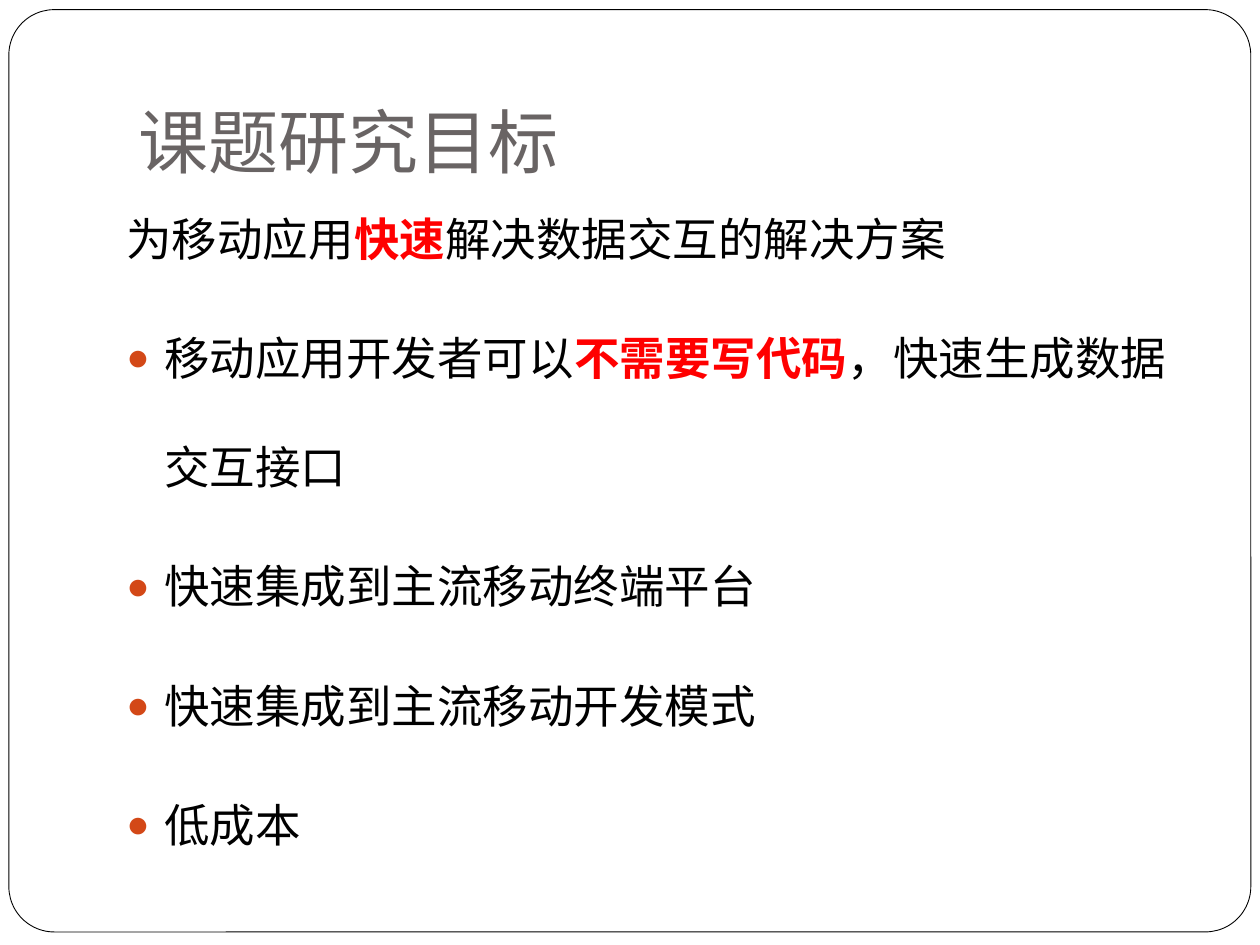
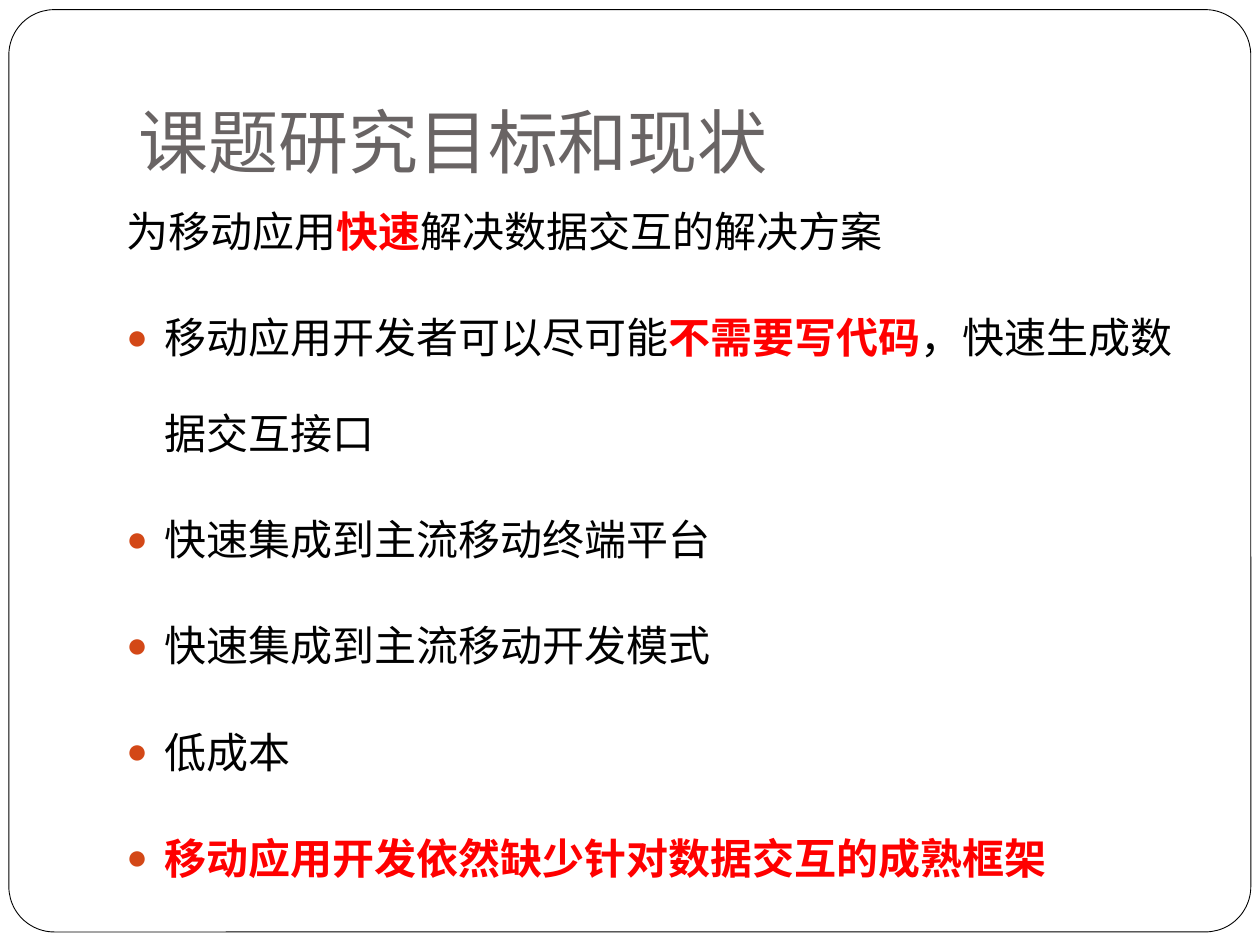
Before and after one commit to alucard263096/MyPaper, a slide deck: slide 3 of 论文PPT.pptx. Drawn at 1260x945 pixels with LibreOffice and Linux fonts; fonts in the diff are those of the drawing. Boxes give left, top, right and bottom in pixels: in the first picture for what was removed or moved away, otherwise in the second. Text is boxed around its words. In the diff, an @@ line names an element or a change of style, - is before the commit and + after.

```diff
--- a/论文PPT.pptx
+++ b/论文PPT.pptx
@@ title at (138,109,767,174): text changed @@
-课题研究目标
+课题研究目标和现状
@@ text at (126,211,882,772): size 26 to 24.1 pt in "为移动应用快速解决数据交互的解决方案", "快速集成到主流移动终端平台", "快速集成到主流移动开发模式", "低成本"; line spacing 1 to 0.9; line spacing 2 to 1.9 @@
@@ text at (164,317,1172,453): text changed; size 26 to 24.1 pt @@
-● 移动应用开发者可以不需要写代码，快速生成数据交互接口
+● 移动应用开发者可以尽可能不需要写代码，快速生成数据交互接口
@@ text at (164,838,1046,878): paragraph added @@
+● 移动应用开发依然缺少针对数据交互的成熟框架
```
Also in this commit, not shown: 1 other file.
